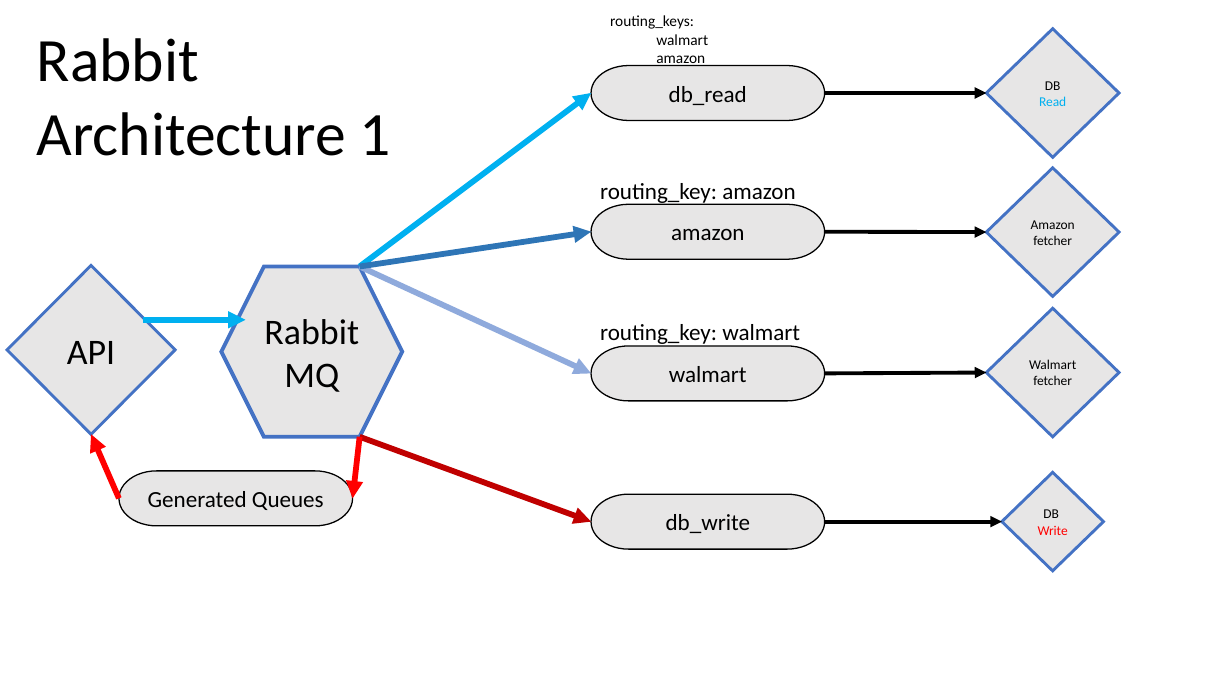
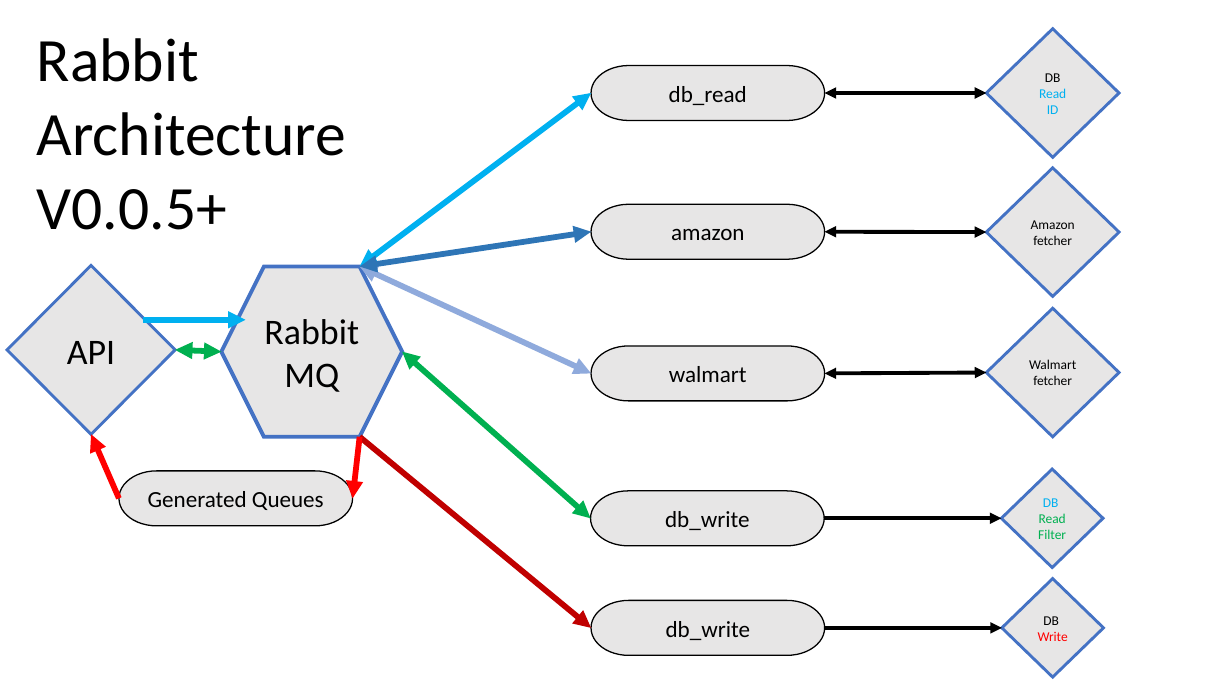
Before and after one commit to orireiter/product_fetcher, a slide deck: slide 3 of etc/arch.pptx. Drawn at 1232x693 pixels with LibreOffice and Linux fonts; fonts in the diff are those of the drawing. Boxes give left, top, right and bottom in pixels: in the first picture for what was removed or moved away, otherwise in the second. Text is boxed around its words. In the diff, an @@ line names an element or a change of style, - is before the commit and + after.

```diff
--- a/etc/arch.pptx
+++ b/etc/arch.pptx
@@ text removed at [610,15,708,66] @@
-routing_keys:
-walmart
-amazon
@@ text at [37,38,346,230]: text changed @@
-Rabbit Architecture 1
+Rabbit Architecture
+V0.0.5+
@@ arrow (360, 266) - (592, 93): arrow to double arrow @@
@@ arrow (825, 93) - (986, 93): arrow to double arrow @@
@@ text in diamond at [1047,105,1059,114]: paragraph added @@
+ID
@@ text removed at [600,183,795,206] @@
-routing_key: amazon
@@ arrow (360, 266) - (592, 232): arrow to double arrow @@
@@ arrow (825, 232) - (986, 232): arrow to double arrow @@
@@ arrow (360, 266) - (592, 373): arrow to double arrow @@
@@ text removed at [600,324,800,346] @@
-routing_key: walmart
@@ double arrow added from (176, 350) to (222, 352), #00B050 4.5 pt @@
@@ double arrow added from (402, 352) to (591, 518), #00B050 4.5 pt @@
@@ arrow (825, 373) - (986, 372): arrow to double arrow @@
@@ arrow moved from (592, 522) - (360, 437) to (592, 628) - (360, 437) @@
@@ diamond added at [1002,470,1104,568], fill #E7E6E6, outline #4472C4 2.25 pt, 10.5 pt, text #00B050 @@
+DB
+Read
+Filter
@@ pill shape added at [591,491,824,545], fill #E7E6E6, outline #000000 1 pt, 18 pt, text #000000 @@
+db_write
@@ arrow added from (824, 518) to (1002, 518), #000000 3 pt @@
@@ 1 diamond, 1 pill shape, 1 arrow: place and size @@
-1 diamond, 1 pill shape, 1 arrow at [592,472,1104,571]
+1 diamond, 1 pill shape, 1 arrow at [592,579,1104,677]
```
Also in this commit, not shown: 2 other slides changed, 32 other files.
